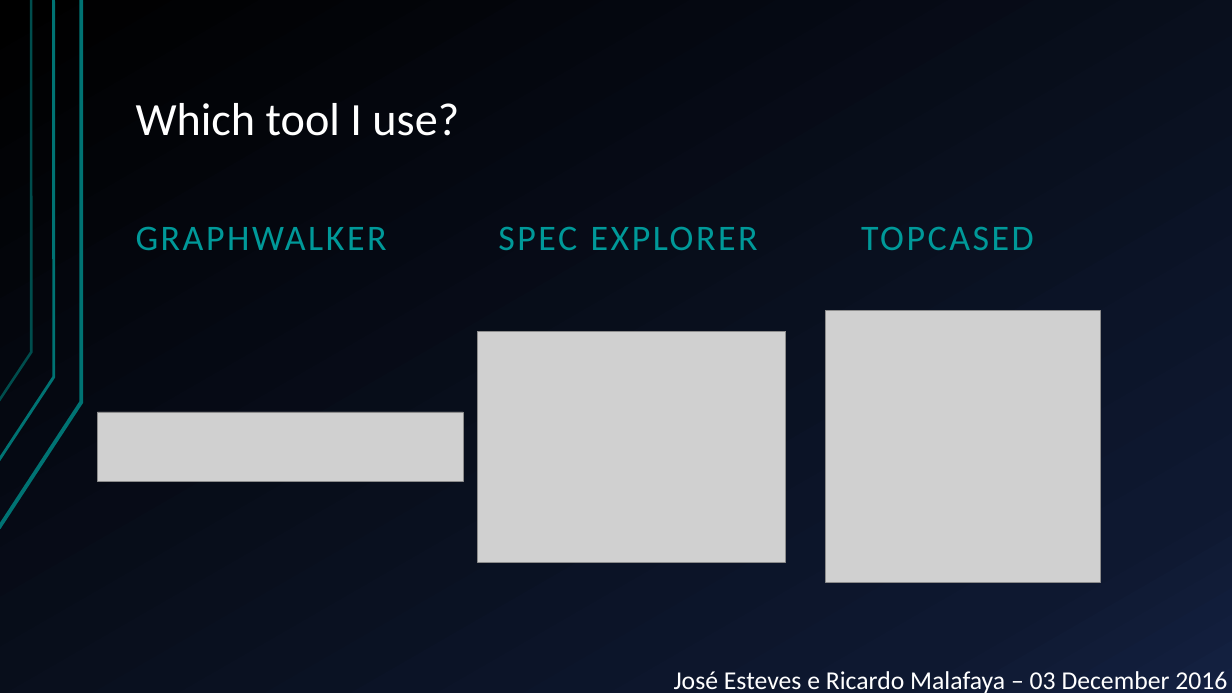
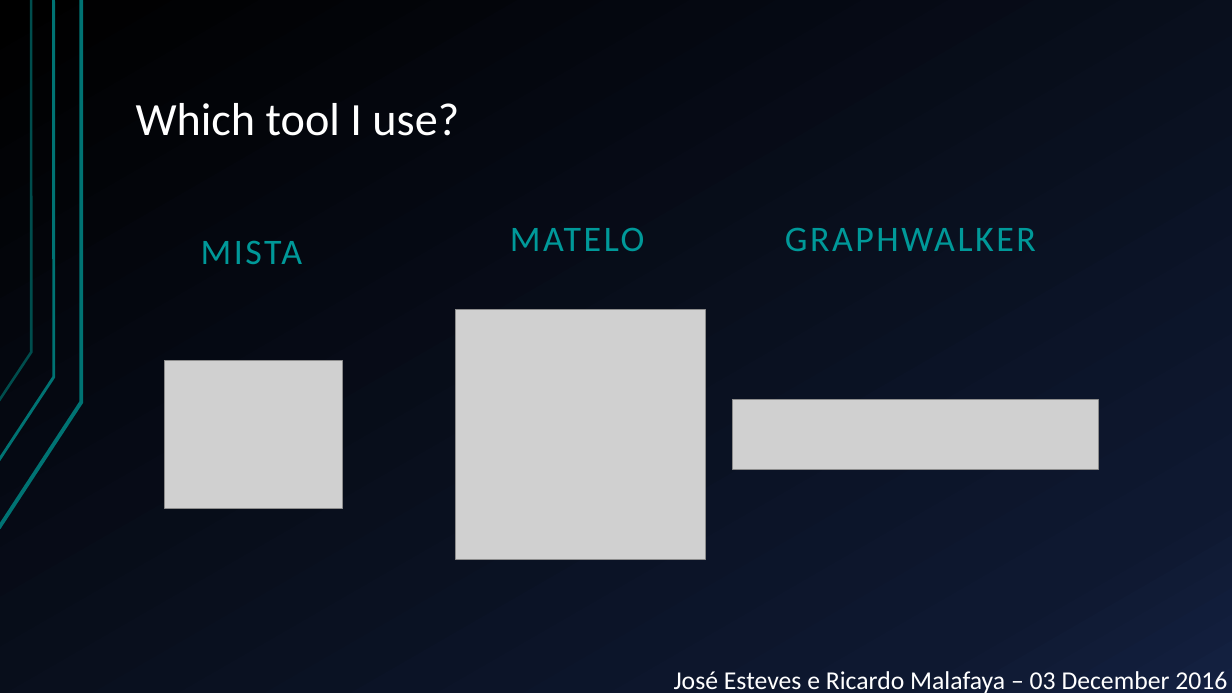
Before and after one commit to JGEsteves89/FEUP-MESW-TVVS-MBT, a slide deck: slide 8 of Presentation.pptx (slide 10 before the commit). Drawn at 1232x693 pixels with LibreOffice and Linux fonts; fonts in the diff are those of the drawing; grey boxes stand for pictures. Boxes give left, top, right and bottom in pixels: in the first picture for what was removed or moved away, otherwise in the second. Text is boxed around its words. In the diff, an @@ line names an element or a change of style, - is before the commit and + after.

```diff
--- a/Presentation.pptx
+++ b/Presentation.pptx
@@ text "GRAPHWALKER" moved from (x1=136, y1=226, x2=387, y2=250) to (x1=785, y1=228, x2=1036, y2=251) @@
@@ text at (x1=510, y1=227, x2=645, y2=251): text changed @@
-SPEC EXPLORER
+MATELO
@@ text removed at (x1=861, y1=227, x2=1034, y2=250) @@
-TOPCASED
@@ text added at (x1=201, y1=241, x2=303, y2=264), 28 pt, text #009999 @@
+MISTA
@@ picture resized from (x1=478, y1=331, x2=786, y2=562) to (x1=456, y1=310, x2=705, y2=559) @@
@@ picture removed at (x1=826, y1=311, x2=1101, y2=582) @@
@@ picture added at (x1=165, y1=361, x2=343, y2=508) @@
@@ picture moved from (x1=97, y1=412, x2=463, y2=482) to (x1=732, y1=400, x2=1098, y2=470) @@
```
Also in this commit, not shown: 5 other slides changed, 2 slides removed.
